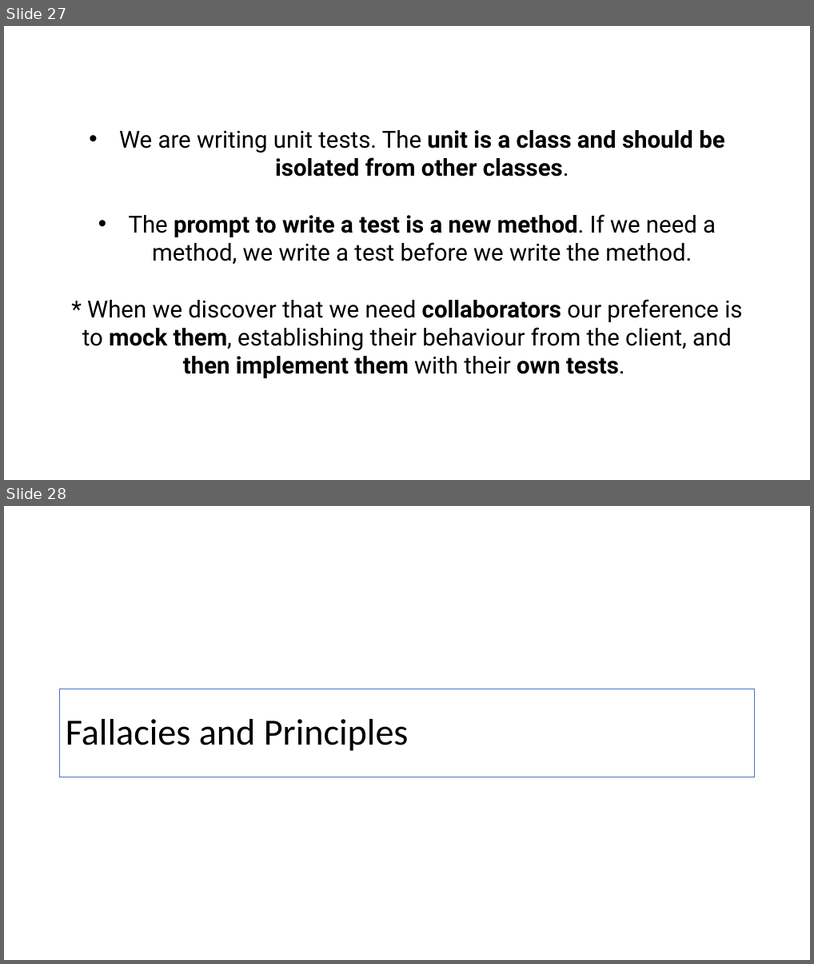
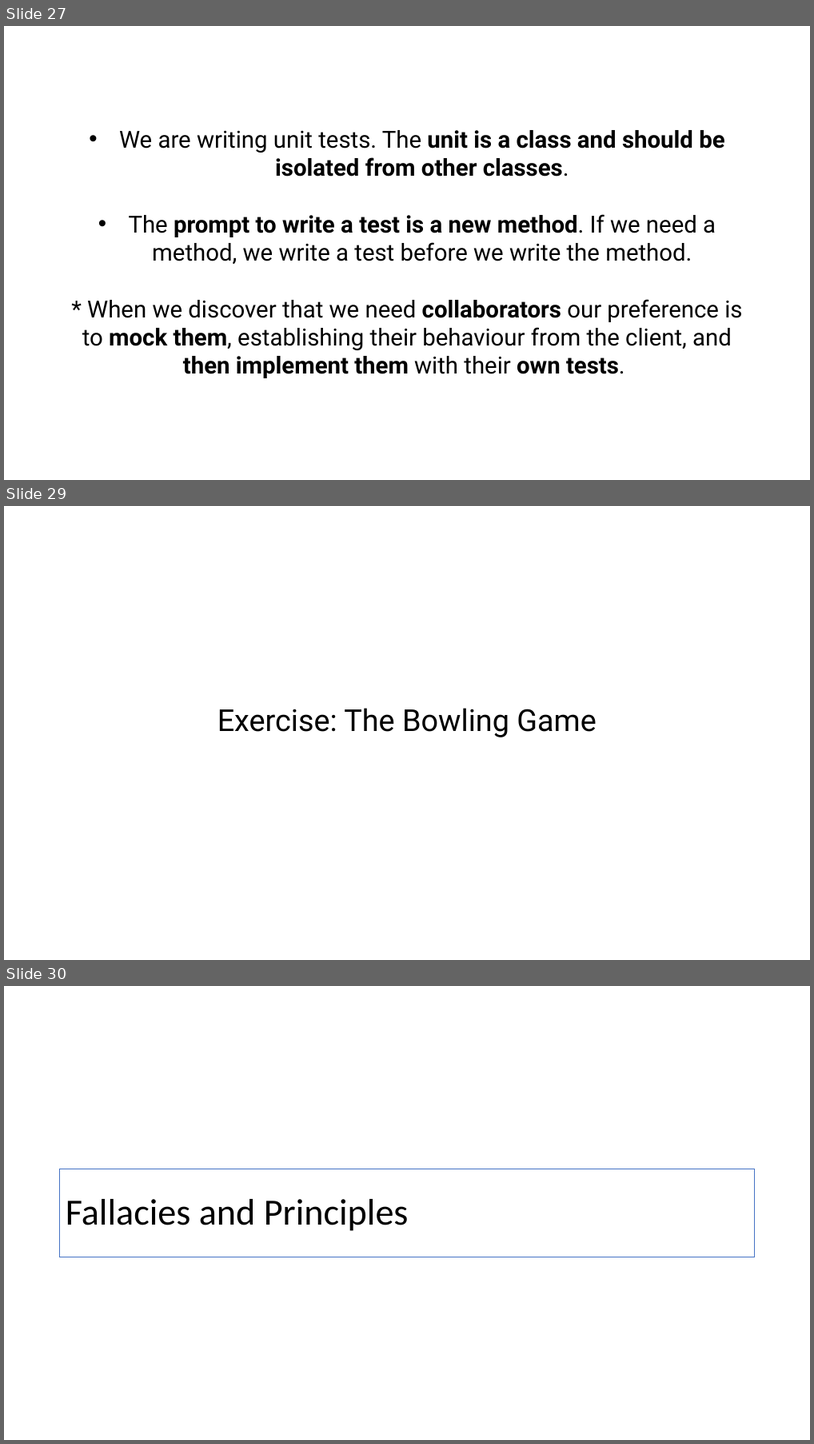
Before and after one commit to iancooper/Presentations, a slide deck: TDD Rediscovered.pptx. Shown one above the other, each under a label of ours: slides 27 and 28 before the commit, slides 27, 29 and 30 after it; the slides between them are not shown. The pictures are 814x964 and 814x1444 pixels, drawn with LibreOffice and Linux fonts; fonts in the diff are those of the drawing. Boxes give left, top, right and bottom in pixels: in the first picture for what was removed or moved away, otherwise in the second. Text is boxed around its words. In the diff, an @@ line names an element or a change of style, - is before the commit and + after.

```diff
--- a/TDD Rediscovered.pptx
+++ b/TDD Rediscovered.pptx
@@ slide 29 added at [4,506,810,960], background #FFFFFF @@
@@ text added at [218,708,596,737], 36 pt, text #000000 @@
+Exercise: The Bowling Game
@@ what was slide 28 is now slide 30 @@
```
Also in this commit, not shown: 2 slides changed, 7 other slides added, 6 slides removed.
